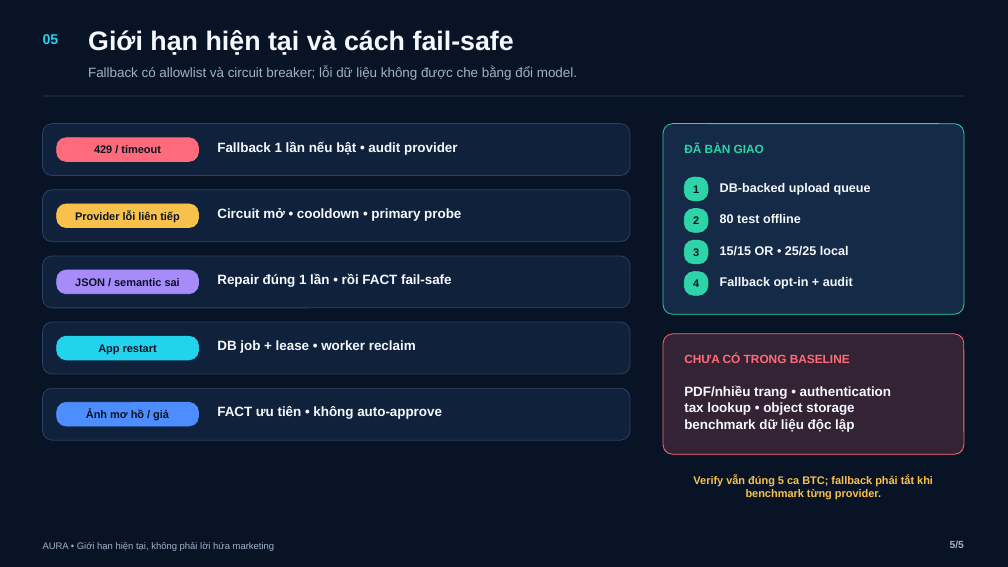
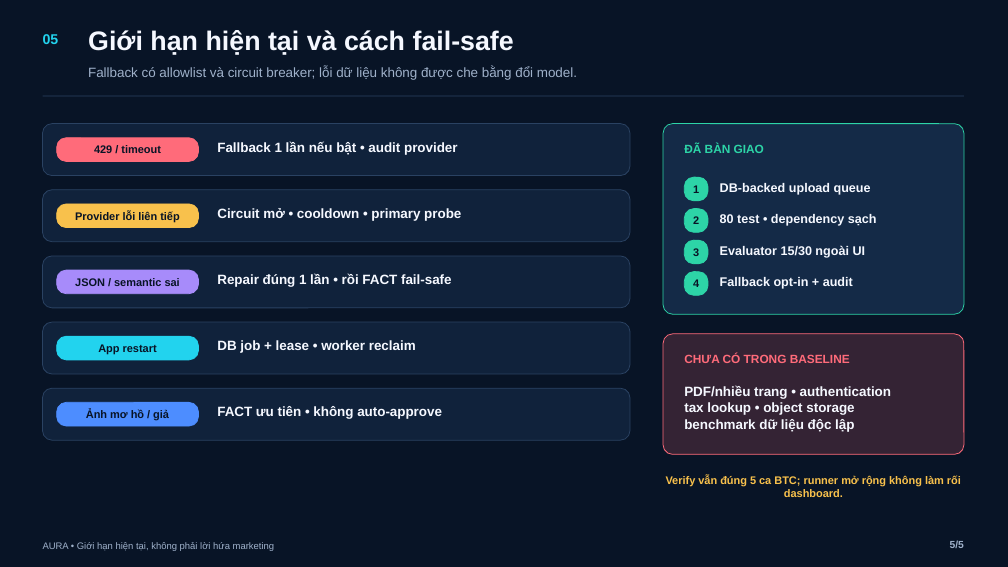
Before and after one commit to BondPhuPhamzZ/AURA, a slide deck: slide 5 of AURA/submission/AURA_5_SLIDES.pptx. Drawn at 1008x567 pixels with LibreOffice and Linux fonts; fonts in the diff are those of the drawing. Boxes give left, top, right and bottom in pixels: in the first picture for what was removed or moved away, otherwise in the second. Text is boxed around its words. In the diff, an @@ line names an element or a change of style, - is before the commit and + after.

```diff
--- a/AURA/submission/AURA_5_SLIDES.pptx
+++ b/AURA/submission/AURA_5_SLIDES.pptx
@@ text at bbox=[720, 214, 877, 226]: text changed @@
-80 test offline
+80 test • dependency sạch
@@ text at bbox=[720, 245, 866, 258]: text changed @@
-15/15 OR • 25/25 local
+Evaluator 15/30 ngoài UI
@@ text at bbox=[666, 475, 961, 497]: text changed @@
-Verify vẫn đúng 5 ca BTC; fallback phải tắt khi benchmark từng provider.
+Verify vẫn đúng 5 ca BTC; runner mở rộng không làm rối dashboard.
```
Also in this commit, not shown: 1 other slide changed, 16 other files.
